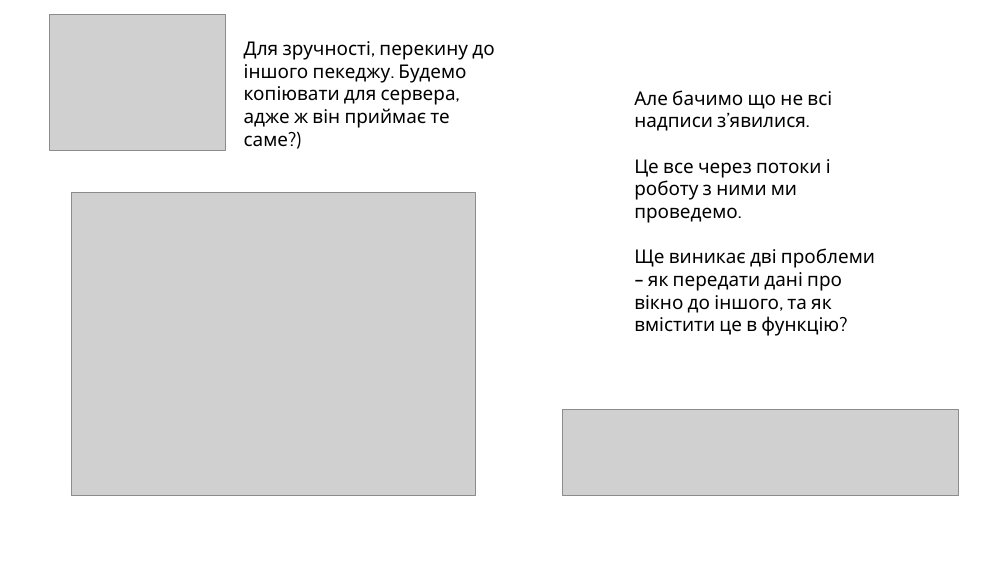
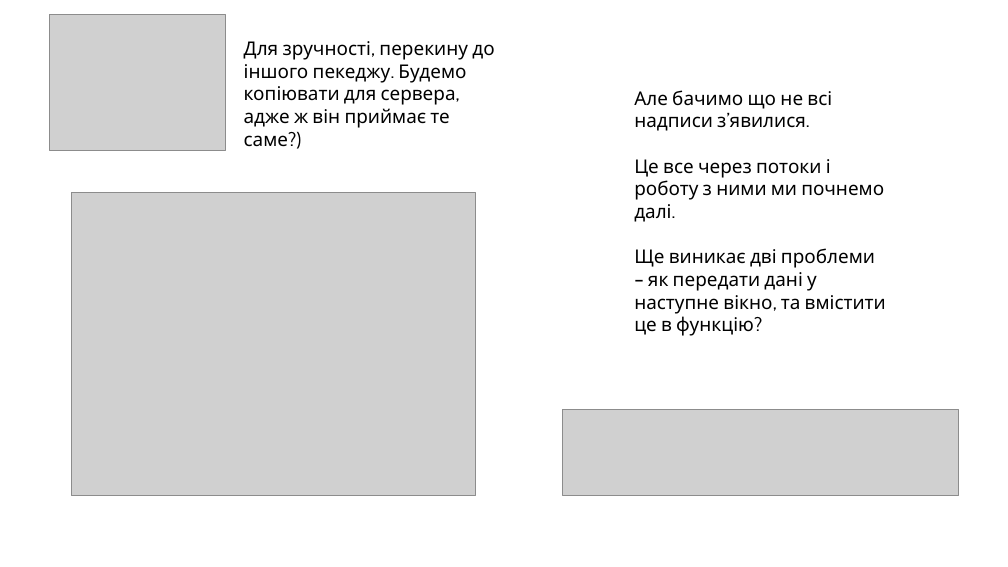
Before and after one commit to Archasmiel/CoolMessenger-JavaFX, a slide deck: slide 9 of lesson5/Lesson5.pptx (slide 10 before the commit). Drawn at 1008x567 pixels with LibreOffice and Linux fonts; fonts in the diff are those of the drawing; grey boxes stand for pictures. Boxes give left, top, right and bottom in pixels: in the first picture for what was removed or moved away, otherwise in the second. Text is boxed around its words. In the diff, an @@ line names an element or a change of style, - is before the commit and + after.

```diff
--- a/lesson5/Lesson5.pptx
+++ b/lesson5/Lesson5.pptx
@@ text at box(634, 159, 886, 314): text changed @@
-Це все через потоки і роботу з ними ми проведемо.
-Ще виникає дві проблеми – як передати дані про вікно до іншого, та як вмістити це в функцію?
+Це все через потоки і роботу з ними ми почнемо далі.
+Ще виникає дві проблеми – як передати дані у наступне вікно, та вмістити це в функцію?
```
Also in this commit, not shown: 13 other slides changed, 1 slide added, 2 slides removed, 14 other files.
